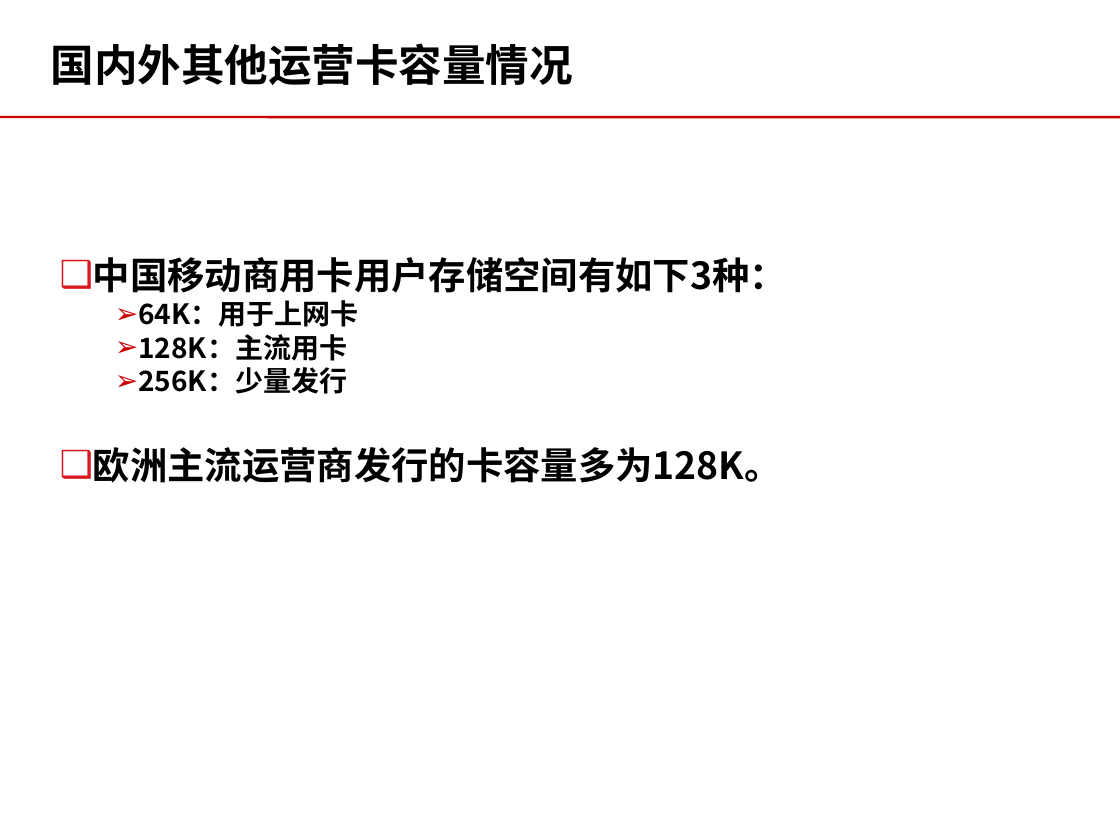
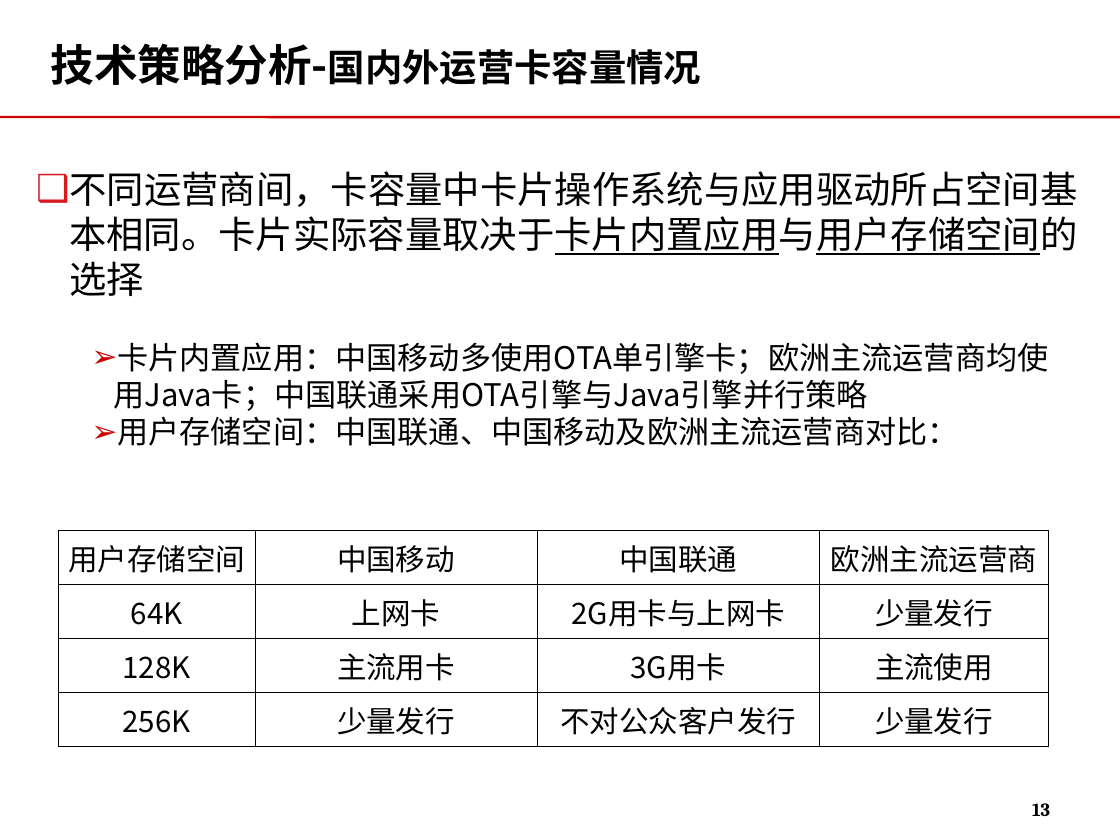
Before and after one commit to momo1101/unicardsrch, a slide deck: slide 13 of 软课题文本/软课题-中国联通电信卡业务及策略研究.ppt (slide 22 before the commit). Drawn at 1120x840 pixels with LibreOffice and Linux fonts; fonts in the diff are those of the drawing; background and template pictures are left out. Boxes give left, top, right and bottom in pixels: in the first picture for what was removed or moved away, otherwise in the second. Text is boxed around its words. In the diff, an @@ line names an element or a change of style, - is before the commit and + after.

```diff
--- a/软课题文本/软课题-中国联通电信卡业务及策略研究.ppt
+++ b/软课题文本/软课题-中国联通电信卡业务及策略研究.ppt
@@ title at (x1=51, y1=43, x2=701, y2=85): text changed; size 28 to 24 pt @@
-国内外其他运营卡容量情况
+技术策略分析-国内外运营卡容量情况
@@ text added at (x1=69, y1=171, x2=1077, y2=446), 20 pt, text #000000 @@
+❑ 不同运营商间，卡容量中卡片操作系统与应用驱动所占空间基本相同。卡片实际容量取决于卡片内置应用与用户存储空间的选择
+  ➢ 卡片内置应用：中国移动多使用OTA单引擎卡；欧洲主流运营商均使用Java卡；中国联通采用OTA引擎与Java引擎并行策略
+  ➢ 用户存储空间：中国联通、中国移动及欧洲主流运营商对比：
@@ text removed at (x1=93, y1=257, x2=787, y2=483) @@
-❑ 中国移动商用卡用户存储空间有如下3种：
-  ➢ 64K：用于上网卡
-  ➢ 128K：主流用卡
-  ➢ 256K：少量发行
-❑ 欧洲主流运营商发行的卡容量多为128K。
@@ table added at (x1=58, y1=531, x2=1049, y2=739), 4 rows, 4 columns @@
+用户存储空间 | 中国移动 | 中国联通 | 欧洲主流运营商
+64K | 上网卡 | 2G用卡与上网卡 | 少量发行
+128K | 主流用卡 | 3G用卡 | 主流使用
+256K | 少量发行 | 不对公众客户发行 | 少量发行
@@ page number added at (x1=1032, y1=803, x2=1050, y2=816), 12 pt, text #000000, bold @@
+13
```
Also in this commit, not shown: 37 other slides changed, 3 slides added, 27 slides removed.
